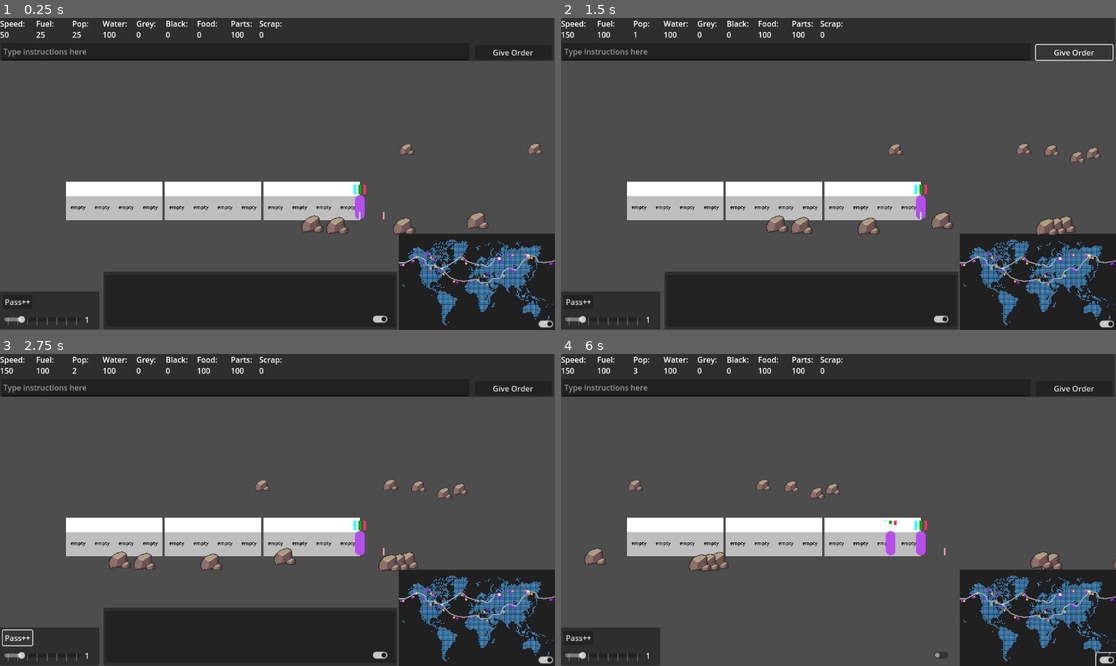
Above: before the commit, frames 1-4 (two rows, left to right).
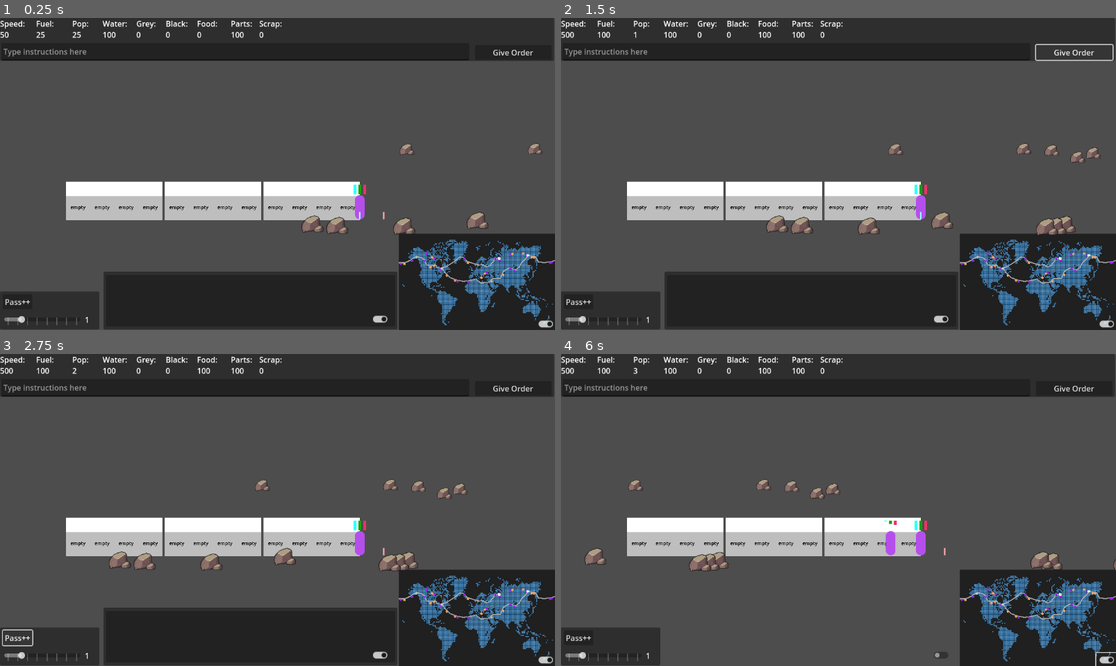
Above: after the commit, the same moments.

Repository: Sphinx111/ed_and_morgs_train_builder
Game: Godot game, scene res://Scenes/traincar.tscn
The game is run twice, just before and just after one commit, with the same random seed, the same clock (stepped at 60 frames per second) and the same inputs.
Inputs (mouse positions are in pixels of both pictures, inside the frame that each line leads up to):
- Up to frame 1 (0.25 s): no input
- Up to frame 2 (1.5 s): click (794, 52) at 0.52 s; type "12" at 0.6 s; click "Give Order" at 1.25 s
- Up to frame 3 (2.75 s): click "Pass++" at 2 s
- Up to frame 4 (6 s): click (1104, 659) at 2.75 s; click (938, 656) at 3.5 s; click "Give Order" at 4.25 s; click "Pass++" at 5 s; click (1104, 659) at 5.75 s

The runs differ from the first frame. In frame 1, 0.2% of the frame differs, in the area x 71-100%, y 75-86%; in frame 2, 0.2%; in frame 3, 0.2%; in frame 4, 0.2%, in the area x 0-100%, y 4-86%.

Commit message:
Bugfix for looping trains

Diff:
--- a/BranchLine.gd
+++ b/BranchLine.gd
@@ -55,7 +55,7 @@
 func generate_random_resources(count : int):
 	for i in range(count):
 		var newSpot = ResourceSpot.new()
-		var randPos = randf()
+		var randPos = randf_range(0.1, 0.9)
 		add_child(newSpot)
 		newSpot.progress_ratio = randPos
 		newSpot.set_stats("scrap", 200)
--- a/ResourceSpot.gd
+++ b/ResourceSpot.gd
@@ -11,7 +11,7 @@
 var parentRoute : Path2D = get_parent()
 var relative_pos : float = 0.1
 var visual_scale : float = 1
-var offset : Vector2 = Vector2(0,2)
+var offset : Vector2 = Vector2(0,0)
 
 func _ready():
 	colorRect = ColorRect.new()
--- a/Scenes/junction.gd
+++ b/Scenes/junction.gd
@@ -49,3 +49,4 @@
 
 func transfer_train(trainMarker : PathFollow2D):
 	lines[selector].add_train(trainMarker)
+	get_parent().get_parent().mainRoute = lines[selector]
--- a/Scenes/traincar.tscn
+++ b/Scenes/traincar.tscn
@@ -158,6 +158,7 @@
 offset_top = 43.0
 offset_right = 167.0
 offset_bottom = 73.0
+mouse_filter = 1
 max_value = 5.0
 step = 0.5
 value = 1.0
--- a/Scenes/world_map.tscn
+++ b/Scenes/world_map.tscn
@@ -19,7 +19,7 @@
 
 [sub_resource type="Curve2D" id="Curve2D_ecn11"]
 _data = {
-"points": PackedVector2Array(0, 0, 0, 0, 250, 31.4136, 0, 0, 0, 0, 264.66, 34.2932, 0, 0, 0, 0, 269.634, 44.5026, 0, 0, 0, 0, 281.414, 45.8115, 0, 0, 0, 0, 296.335, 43.7173, 0, 0, 0, 0, 301.309, 41.623)
+"points": PackedVector2Array(0, 0, 0, 0, 248.953, 32.199, 0, 0, 0, 0, 264.66, 34.2932, 0, 0, 0, 0, 269.634, 44.5026, 0, 0, 0, 0, 281.414, 45.8115, 0, 0, 0, 0, 296.335, 43.7173, 0, 0, 0, 0, 301.571, 41.623)
 }
 point_count = 6
 
@@ -64,6 +64,7 @@
 
 [node name="TrainMarker" type="PathFollow2D" parent="."]
 position = Vector2(-3, 177)
+loop = false
 
 [node name="Rect" type="ColorRect" parent="TrainMarker"]
 offset_top = -1.04712
@@ -97,9 +98,10 @@
 next_junction = NodePath("../../JunctionsParent/Junction96")
 last_junction = NodePath("../../JunctionsParent/Junction99")
 
-[node name="Route97" parent="RoutesParent" node_paths=PackedStringArray("next_junction") instance=ExtResource("3_g8h5j")]
+[node name="Route97" parent="RoutesParent" node_paths=PackedStringArray("next_junction", "last_junction") instance=ExtResource("3_g8h5j")]
 curve = SubResource("Curve2D_w1i7g")
 next_junction = NodePath("../../JunctionsParent/Junction97")
+last_junction = NodePath("../../JunctionsParent/Junction99")
 
 [node name="Route96" parent="RoutesParent" node_paths=PackedStringArray("next_junction", "last_junction") instance=ExtResource("3_g8h5j")]
 curve = SubResource("Curve2D_g8h5j")
--- a/Train.gd
+++ b/Train.gd
@@ -28,7 +28,7 @@
 	"grey_water" : 0.0,
 	"black_water" : 0.0,
 	"mech_parts" : 100.0,
-	"speed" : 150.0,
+	"speed" : 500.0,
 	"fuel" : 100.0,
 	"fertiliser" : 10.0,
 	"seeds1" : 10.0,
